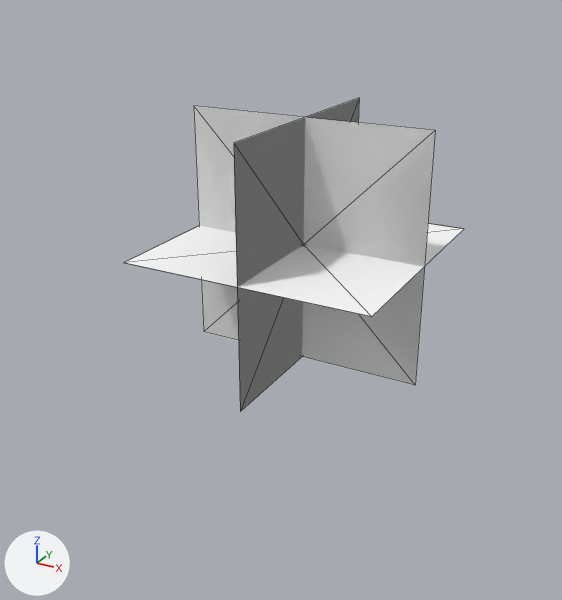
An edit to the OBJ model Assets/Art/Nova1492/GXConverted/Models/UnitParts/Accessories/datan_common_ap100-1_b74df4a3.obj, drawn before and after from the same camera.
Before and after are seen from a camera (50 mm lens) standing at (1.6, -3.14, 1.26) and looking at (-0.03, -0.17, -0.23). Arrows for +X, +Y and +Z are at lower left; the lights stay in place. The older version comes first. Mesh edges are drawn as thin lines. Where no turn or scale is listed for an object, it has been applied to the vertices.

Names of what the first picture shows: 'datan_common_ap100-1_b74df4a3'.
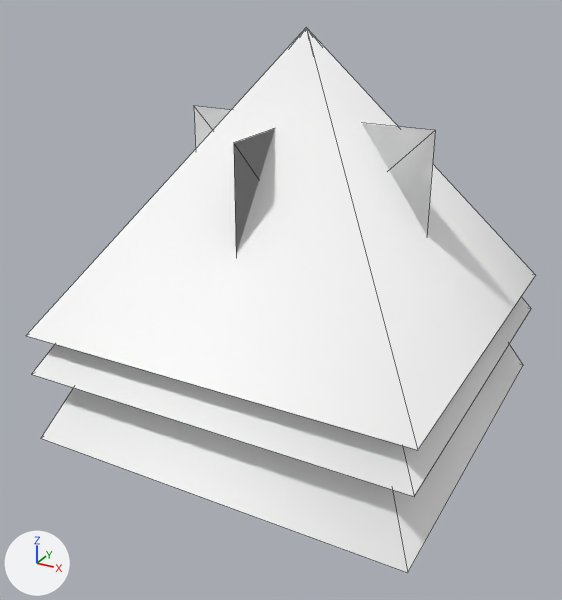
Edits to the bpy script that builds the scene:
```text
Add me_datan_common_ap100_1_b74df4a3_mesh03:
    me_datan_common_ap100_1_b74df4a3_mesh03.from_pydata([(0.0, 0.0, 0.98), (-0.93, -0.93, -0.85), (0.93, -0.93, -0.85), (0.93, 0.93, -0.85), (-0.93, 0.93, -0.85)], [], [(0, 1, 2), (0, 2, 3), (0, 3, 4), (0, 4, 1)])
    me_datan_common_ap100_1_b74df4a3_mesh03.materials.append(mat_datan_common_ap100_1_b74df4a3)  # white #ffffff
Add me_datan_common_ap100_1_b74df4a3_mesh02:
    me_datan_common_ap100_1_b74df4a3_mesh02.from_pydata([(0.0, 0.0, 0.98), (-0.93, -0.93, -0.5), (0.93, -0.93, -0.5), (0.93, 0.93, -0.5), (-0.93, 0.93, -0.5)], [], [(0, 1, 2), (0, 2, 3), (0, 3, 4), (0, 4, 1)])
    me_datan_common_ap100_1_b74df4a3_mesh02.materials.append(mat_datan_common_ap100_1_b74df4a3)  # white #ffffff
Add me_datan_common_ap100_1_b74df4a3_mesh00:
    me_datan_common_ap100_1_b74df4a3_mesh00.from_pydata([(0.0, 0.0, 0.98), (-0.93, -0.93, -0.3), (0.93, -0.93, -0.3), (0.93, 0.93, -0.3), (-0.93, 0.93, -0.3)], [], [(0, 1, 2), (0, 2, 3), (0, 3, 4), (0, 4, 1)])
    me_datan_common_ap100_1_b74df4a3_mesh00.materials.append(mat_datan_common_ap100_1_b74df4a3)  # white #ffffff
Add ob_datan_common_ap100_1_b74df4a3_mesh03:
    ob_datan_common_ap100_1_b74df4a3_mesh03 = bpy.data.objects.new('datan_common_ap100-1_b74df4a3_mesh03', me_datan_common_ap100_1_b74df4a3_mesh03)
    ob_datan_common_ap100_1_b74df4a3_mesh03.location = (0.0, 0.0, 0.0)
Add ob_datan_common_ap100_1_b74df4a3_mesh02:
    ob_datan_common_ap100_1_b74df4a3_mesh02 = bpy.data.objects.new('datan_common_ap100-1_b74df4a3_mesh02', me_datan_common_ap100_1_b74df4a3_mesh02)
    ob_datan_common_ap100_1_b74df4a3_mesh02.location = (0.0, 0.0, 0.0)
Add ob_datan_common_ap100_1_b74df4a3_mesh00:
    ob_datan_common_ap100_1_b74df4a3_mesh00 = bpy.data.objects.new('datan_common_ap100-1_b74df4a3_mesh00', me_datan_common_ap100_1_b74df4a3_mesh00)
    ob_datan_common_ap100_1_b74df4a3_mesh00.location = (0.0, 0.0, 0.0)
```

Boxes (x1, y1, x2, y2) around the edits, measured in the pictures (562 x 600 px):
'datan_common_ap100-1_b74df4a3_mesh00', added: after (26, 28, 536, 450)
'datan_common_ap100-1_b74df4a3_mesh03', added: after (41, 344, 523, 573)
'datan_common_ap100-1_b74df4a3_mesh02', added: after (32, 297, 531, 496)
'datan_common_ap100-1_b74df4a3', unchanged, covered by the edit: before (123, 98, 464, 412); after (194, 106, 435, 254)
